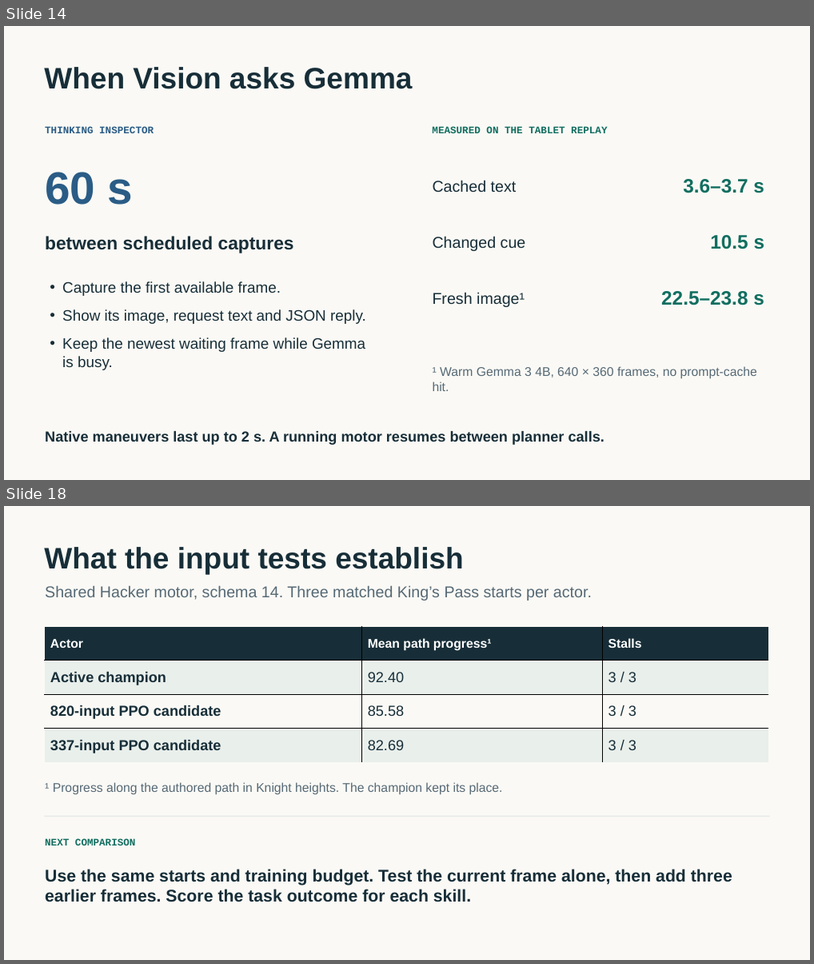
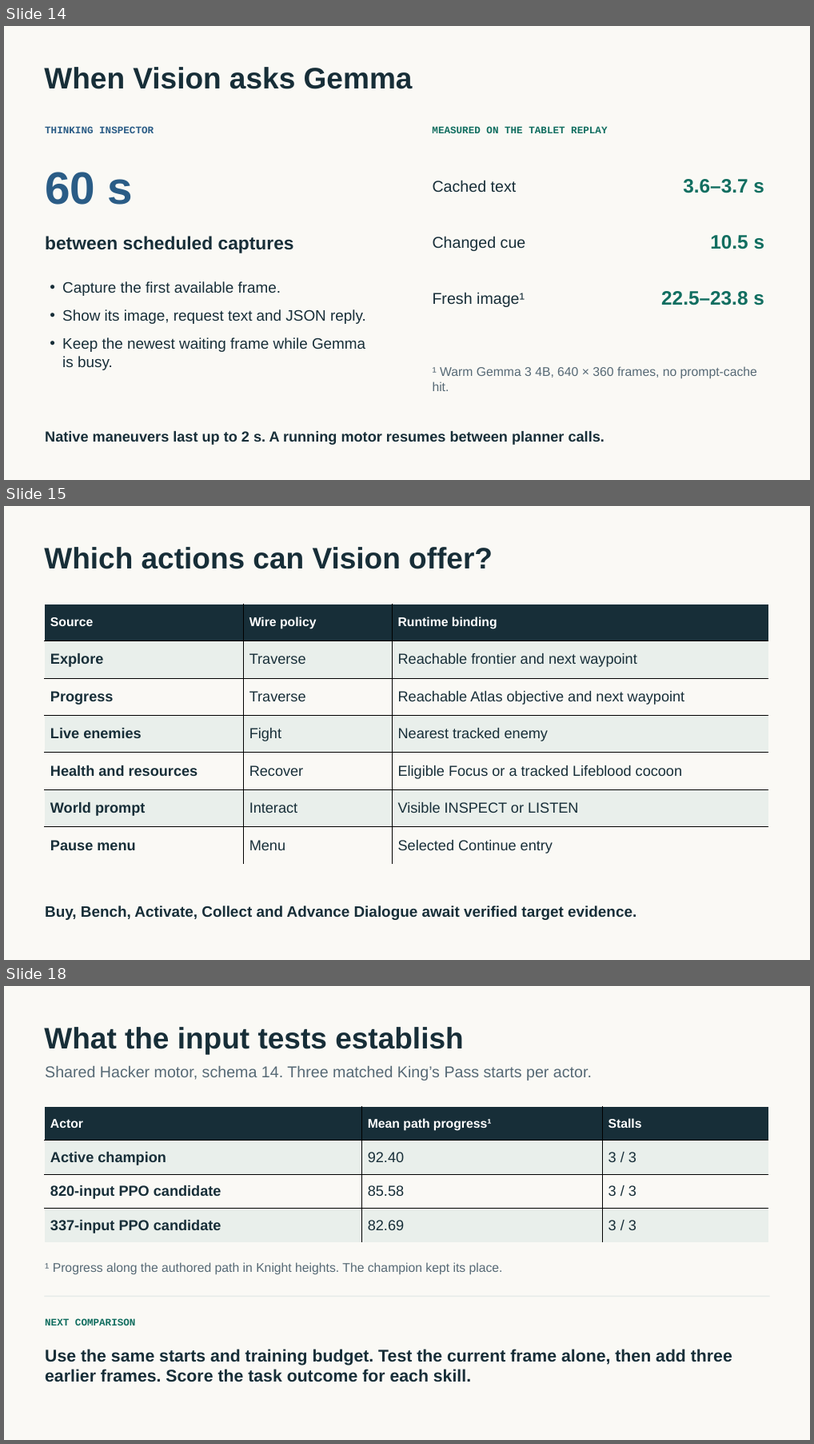
Before and after one commit to tabutyn/hollow-knight-vision, a slide deck: docs/playing-policies/playing-policies.pptx. Shown one above the other, each under a label of ours: slides 14 and 18 before the commit, slides 14, 15 and 18 after it; the slides between them are not shown. The pictures are 814x964 and 814x1444 pixels, drawn with LibreOffice and Linux fonts; fonts in the diff are those of the drawing. Boxes give left, top, right and bottom in pixels: in the first picture for what was removed or moved away, otherwise in the second. Text is boxed around its words. In the diff, an @@ line names an element or a change of style, - is before the commit and + after.

Commit message:
Bind Gemma policy scores to live targets and verify the handoff in game

```diff
--- a/docs/playing-policies/playing-policies.pptx
+++ b/docs/playing-policies/playing-policies.pptx
@@ slide 15 added at <box>4,506,810,960</box>, background #FAF9F5 @@
@@ text added at <box>44,547,493,569</box>, 35.2 pt, text #172E38, bold @@
+Which actions can Vision offer?
@@ table added at <box>45,604,770,864</box>, 7 rows, 3 columns @@
+Source | Wire policy | Runtime binding
+Explore | Traverse | Reachable frontier and next waypoint
+Progress | Traverse | Reachable Atlas objective and next waypoint
+Live enemies | Fight | Nearest tracked enemy
+Health and resources | Recover | Eligible Focus or a tracked Lifeblood cocoon
+World prompt | Interact | Visible INSPECT or LISTEN
+Pause menu | Menu | Selected Continue entry
@@ text added at <box>45,905,637,920</box>, 18 pt, text #172E38, bold @@
+Buy, Bench, Activate, Collect and Advance Dialogue await verified target evidence.
```
Also in this commit, not shown: 3 slides changed, 8 other slides added, 9 slides removed, 33 other files.
